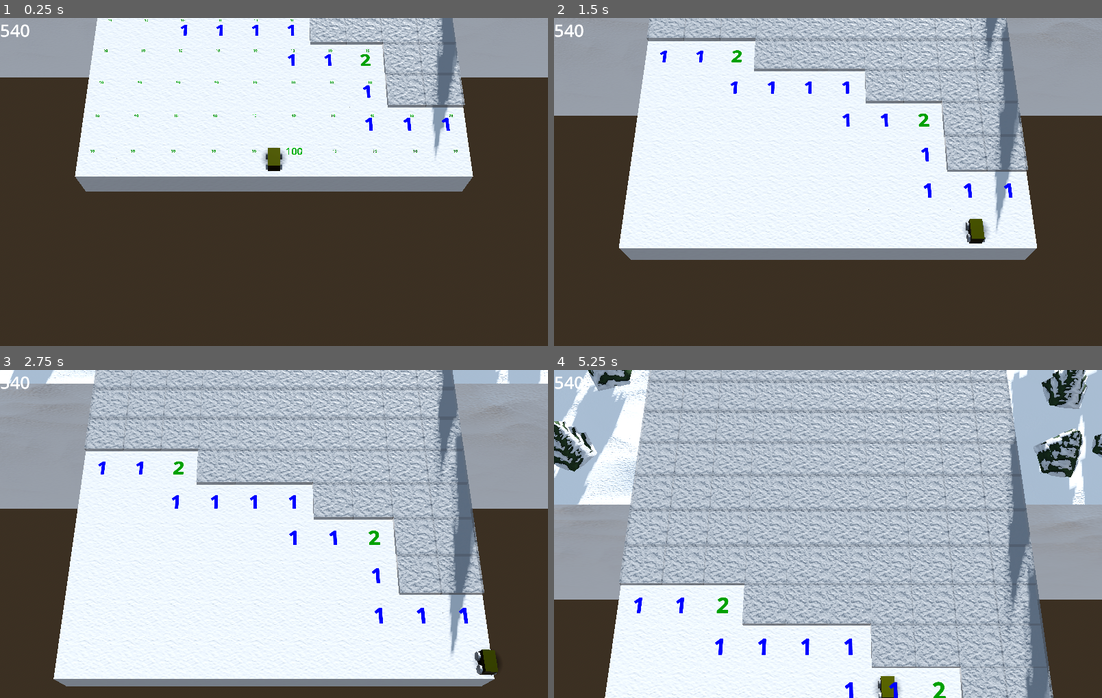
Above: before the commit, frames 1-4 (two rows, left to right).
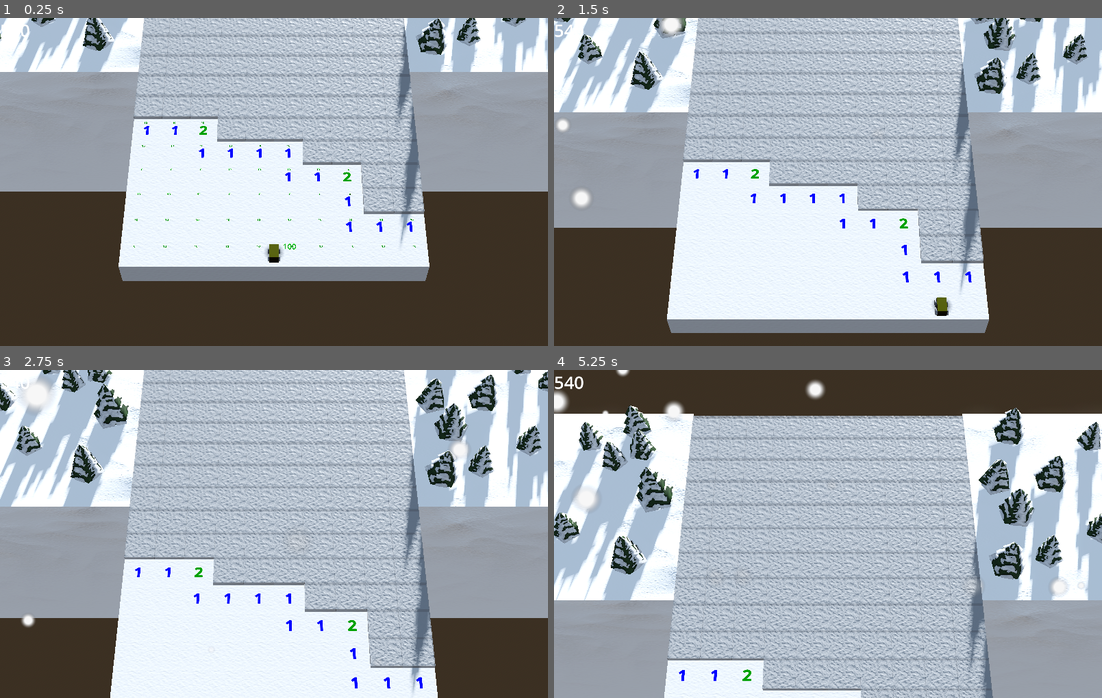
Above: after the commit, the same moments.

Repository: Blubtastic/minesweeper_2
Game: Godot game, scene res://Main.tscn
Two runs of this game, one before a commit and one after it. Both use one fixed random seed, a clock stepped at 60 frames per second and the inputs below.
Inputs (mouse positions are in pixels of both pictures, inside the frame that each line leads up to):
- Up to frame 1 (0.25 s): no input
- Up to frame 2 (1.5 s): tap Enter (ui_accept) at 0.5, 0.77 s; move the mouse to (948, 165) at 0.52 s; hold Right (ui_right) 0.53-1.25 s; tap O at 0.6 s; click (948, 165) at 0.67 s; drag from (718, 198) to (800, 247) at 1.27 s
- Up to frame 3 (2.75 s): move the mouse to (328, 461) at 2.02 s; hold Right (ui_right) from 2.03 s (still down); tap Shift at 2.1 s
- Up to frame 4 (5.25 s): release Right (ui_right) at 2.75 s; drag from (800, 599) to (663, 484) at 2.77 s; move the mouse to (992, 583) at 3.52 s; hold Left (ui_left) 3.53-4.25 s; tap O at 3.6 s; tap Enter (ui_accept) at 3.77 s; drag from (663, 484) to (745, 452) at 4.27 s; move the mouse to (855, 534) at 5.02 s; hold Down (ui_down) from 5.03 s (still down); tap Shift at 5.1 s; click (855, 534) at 5.17 s

The runs differ from the first frame. In frame 1, 60% of the frame differs, in the area x 0-100%, y 0-81%; in frame 2, 67%; in frame 3, 66%; in frame 4, 73%, in the area x 0-100%, y 0-100%.

Commit message:
feat: snow and camera position

Diff:
--- a/Main.tscn
+++ b/Main.tscn
@@ -1,10 +1,11 @@
-[gd_scene load_steps=11 format=3 uid="uid://c1p7v7melj8n4"]
+[gd_scene load_steps=12 format=3 uid="uid://c1p7v7melj8n4"]
 
 [ext_resource type="Script" path="res://main.gd" id="1_m0fyf"]
 [ext_resource type="PackedScene" uid="uid://dqeksnc1bqwgt" path="res://shared/player/Player.tscn" id="1_mwkh8"]
 [ext_resource type="Script" path="res://camera_shake.gd" id="3_rbuf0"]
 [ext_resource type="Script" path="res://score_label.gd" id="4_qopgp"]
 [ext_resource type="PackedScene" uid="uid://dgxv52jn27v3c" path="res://CubeChunk.tscn" id="5_2r6wr"]
+[ext_resource type="PackedScene" uid="uid://62fr2rhqfdeo" path="res://features/Snow/Snow.tscn" id="6_bv4rx"]
 
 [sub_resource type="ProceduralSkyMaterial" id="ProceduralSkyMaterial_6867n"]
 sky_horizon_color = Color(0.64625, 0.65575, 0.67075, 1)
@@ -40,9 +41,9 @@
 environment = SubResource("Environment_qwbq1")
 
 [node name="Camera3D" type="Camera3D" parent="."]
-transform = Transform3D(1, 0, 0, 0, 0.398813, 0.917032, 0, -0.917032, 0.398813, 0, 14.5761, 4.79788)
+transform = Transform3D(1, 0, 0, 0, 0.559193, 0.829037, 0, -0.829037, 0.559193, 0, 26.866, 13.023)
 current = true
-fov = 30.0
+fov = 20.0
 script = ExtResource("3_rbuf0")
 
 [node name="Ray" type="RayCast3D" parent="."]
@@ -102,3 +103,6 @@
 
 [node name="CubeChunk" parent="." instance=ExtResource("5_2r6wr")]
 transform = Transform3D(1, 0, 0, 0, 1, 0, 0, 0, 1, -4.5, 0, -9.35)
+
+[node name="Snow" parent="." instance=ExtResource("6_bv4rx")]
+transform = Transform3D(1, 0, 0, 0, 1, 0, 0, 0, 1, 0, -8.52582, -15.6461)
--- /dev/null
+++ b/features/Snow/Snow.tscn
@@ -0,0 +1,67 @@
+[gd_scene load_steps=11 format=3 uid="uid://62fr2rhqfdeo"]
+
+[ext_resource type="Script" path="res://features/Snow/snow.gd" id="1_ntv5t"]
+
+[sub_resource type="Gradient" id="Gradient_jcbtw"]
+offsets = PackedFloat32Array(0.484043, 1)
+colors = PackedColorArray(1, 1, 1, 1, 1, 1, 1, 0)
+
+[sub_resource type="GradientTexture1D" id="GradientTexture1D_wjwvi"]
+gradient = SubResource("Gradient_jcbtw")
+
+[sub_resource type="Curve" id="Curve_nyb1j"]
+_data = [Vector2(0, 0), 0.0, 0.0, 0, 0, Vector2(0.12963, 1), -1.93407, -1.93407, 0, 0, Vector2(1, 0.384615), 0.0, 0.0, 0, 0]
+point_count = 3
+
+[sub_resource type="CurveTexture" id="CurveTexture_wi713"]
+curve = SubResource("Curve_nyb1j")
+
+[sub_resource type="ParticleProcessMaterial" id="ParticleProcessMaterial_7gmvt"]
+emission_shape = 3
+emission_box_extents = Vector3(16, 2, 16)
+direction = Vector3(0, -1, 0)
+initial_velocity_min = 3.0
+initial_velocity_max = 6.0
+gravity = Vector3(-5, -5.5, 10)
+radial_accel_min = -4.0
+radial_accel_max = 4.0
+tangential_accel_min = -8.0
+tangential_accel_max = 8.0
+damping_max = 4.0
+scale_min = 0.5
+scale_curve = SubResource("CurveTexture_wi713")
+color = Color(0.933333, 0.933333, 0.933333, 1)
+color_ramp = SubResource("GradientTexture1D_wjwvi")
+turbulence_noise_strength = 0.0
+turbulence_noise_scale = 0.0
+
+[sub_resource type="Gradient" id="Gradient_avipg"]
+offsets = PackedFloat32Array(0.302083, 0.729167)
+colors = PackedColorArray(1, 1, 1, 1, 0.32549, 0.32549, 0.32549, 0)
+
+[sub_resource type="GradientTexture2D" id="GradientTexture2D_dj78v"]
+gradient = SubResource("Gradient_avipg")
+fill = 1
+fill_from = Vector2(0.5, 0.5)
+
+[sub_resource type="StandardMaterial3D" id="StandardMaterial3D_88tjl"]
+transparency = 1
+shading_mode = 0
+vertex_color_use_as_albedo = true
+albedo_texture = SubResource("GradientTexture2D_dj78v")
+billboard_mode = 1
+billboard_keep_scale = true
+
+[sub_resource type="QuadMesh" id="QuadMesh_t6son"]
+material = SubResource("StandardMaterial3D_88tjl")
+
+[node name="Snow" type="Node3D"]
+
+[node name="Snow" type="GPUParticles3D" parent="."]
+transform = Transform3D(1, 0, 0, 0, 1, 0, 0, 0, 1, 0, 24, 0)
+amount = 256
+lifetime = 3.5
+visibility_aabb = AABB(-36.0427, -61.9711, -39.0134, 94.6783, 64.8998, 92.5556)
+process_material = SubResource("ParticleProcessMaterial_7gmvt")
+draw_pass_1 = SubResource("QuadMesh_t6son")
+script = ExtResource("1_ntv5t")
--- /dev/null
+++ b/features/Snow/snow.gd
@@ -0,0 +1,11 @@
+extends GPUParticles3D
+
+
+# Called when the node enters the scene tree for the first time.
+func _ready() -> void:
+	pass # Replace with function body.
+
+
+# Called every frame. 'delta' is the elapsed time since the previous frame.
+func _process(delta: float) -> void:
+	pass
